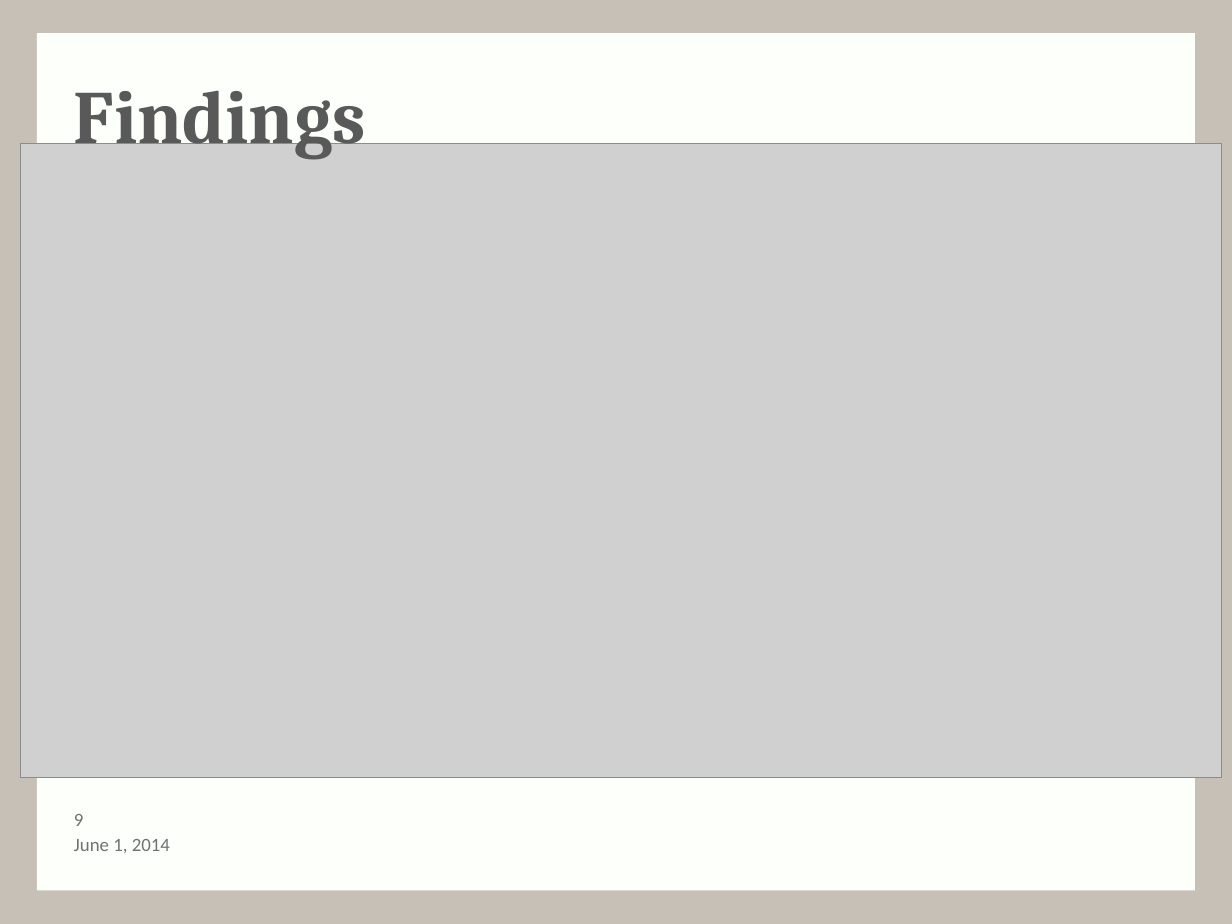
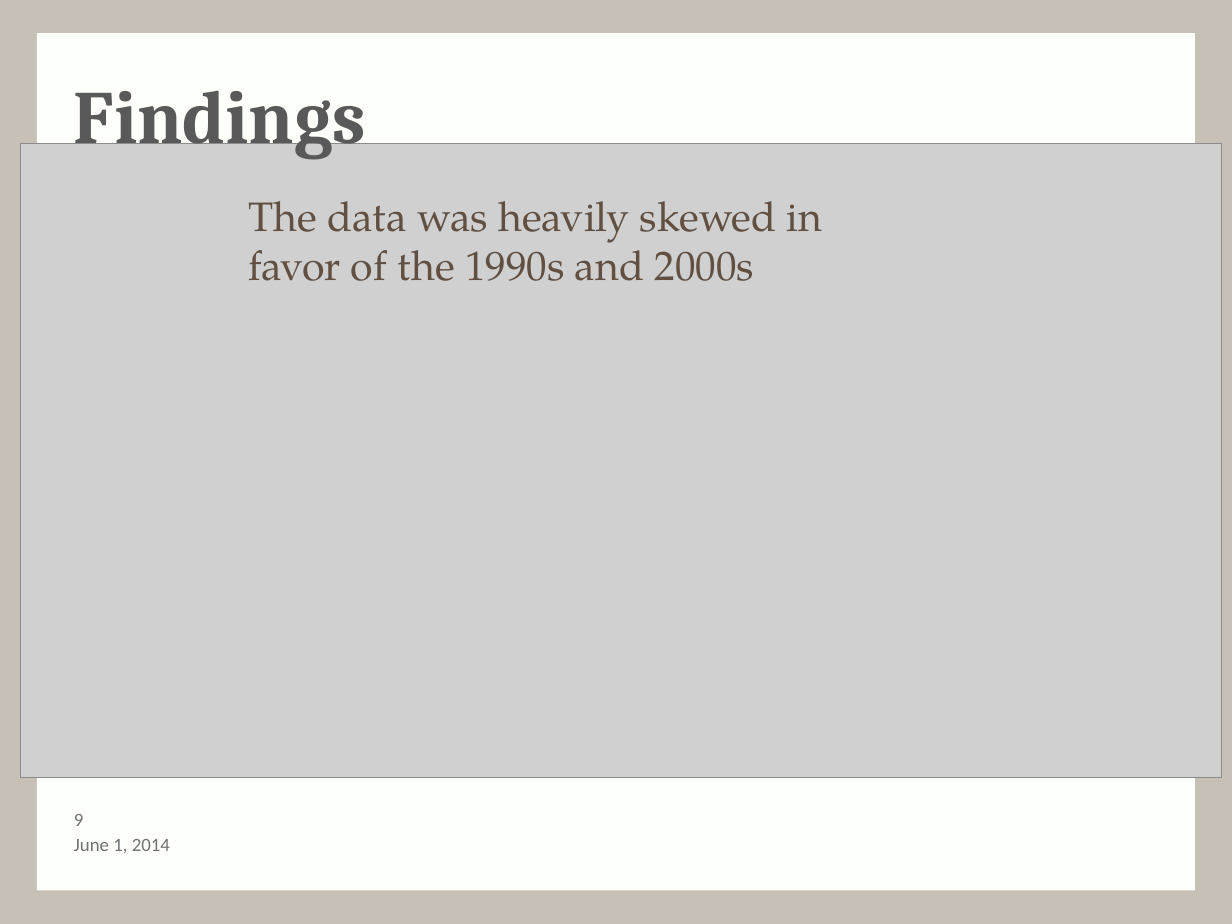
Before and after one commit to andy-olstad/POGSproj3, a slide deck: slide 9 of Project3_presentation-1.pptx. Drawn at 1232x924 pixels with LibreOffice and Linux fonts; fonts in the diff are those of the drawing; grey boxes stand for pictures; background and template pictures are left out. Boxes give left, top, right and bottom in pixels: in the first picture for what was removed or moved away, otherwise in the second. Text is boxed around its words. In the diff, an @@ line names an element or a change of style, - is before the commit and + after.

```diff
--- a/Project3_presentation-1.pptx
+++ b/Project3_presentation-1.pptx
@@ text added at <box>248,201,823,281</box>, 24 pt, text #615042 @@
+The data was heavily skewed in favor of the 1990s and 2000s
```
Also in this commit, not shown: 2 other slides changed.
